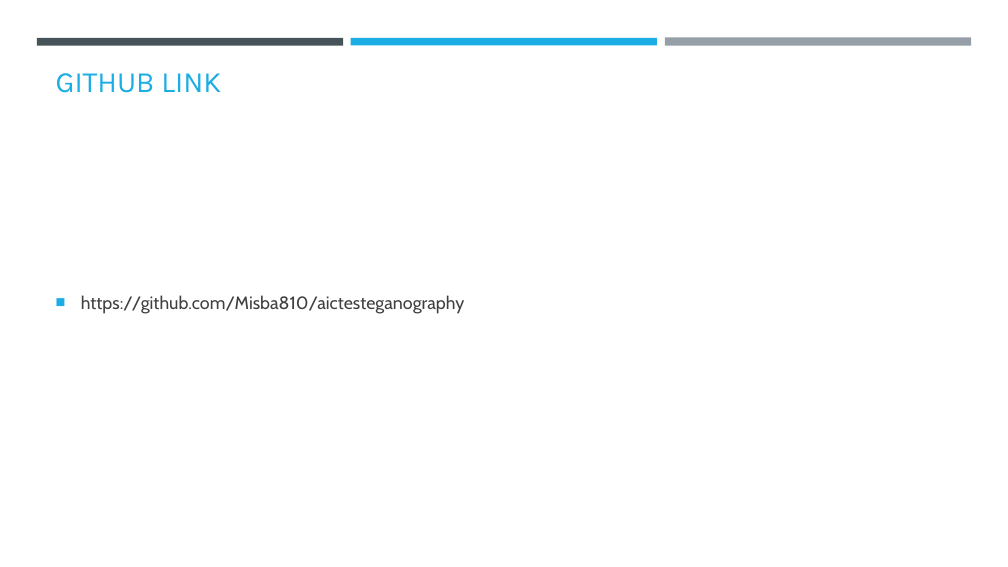
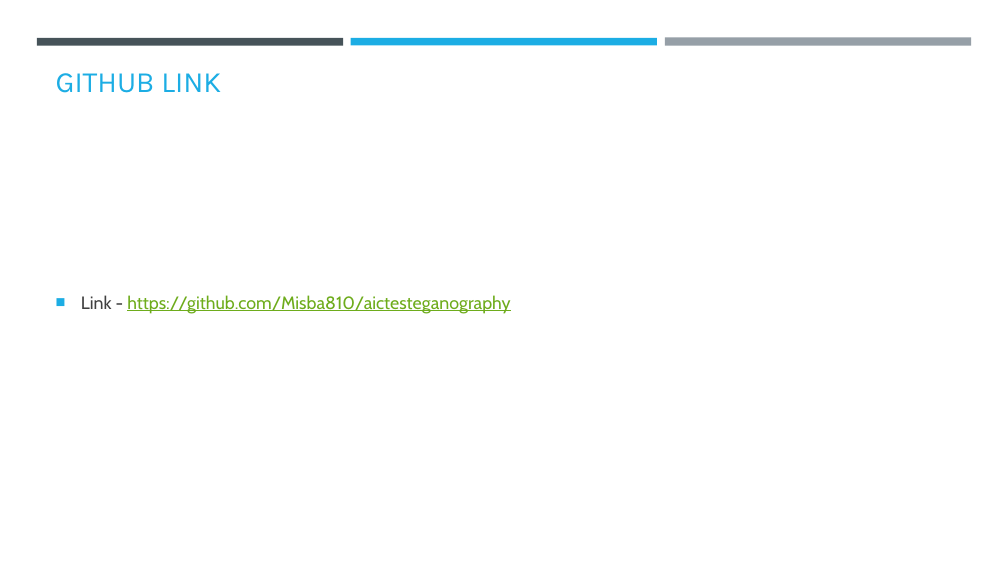
Before and after one commit to Misba810/aictesteganography, a slide deck: slide 9 of Project ppt.pptx. Drawn at 1008x567 pixels with LibreOffice and Linux fonts; fonts in the diff are those of the drawing; background and template pictures are left out. Boxes give left, top, right and bottom in pixels: in the first picture for what was removed or moved away, otherwise in the second. Text is boxed around its words. In the diff, an @@ line names an element or a change of style, - is before the commit and + after.

```diff
--- a/Project ppt.pptx
+++ b/Project ppt.pptx
@@ text at (81,295,510,314): text changed; text colour #404040 to #6EAC1C @@
-■ https://github.com/Misba810/aictesteganography
+■ Link - https://github.com/Misba810/aictesteganography
```
Also in this commit, not shown: 3 other slides changed.
